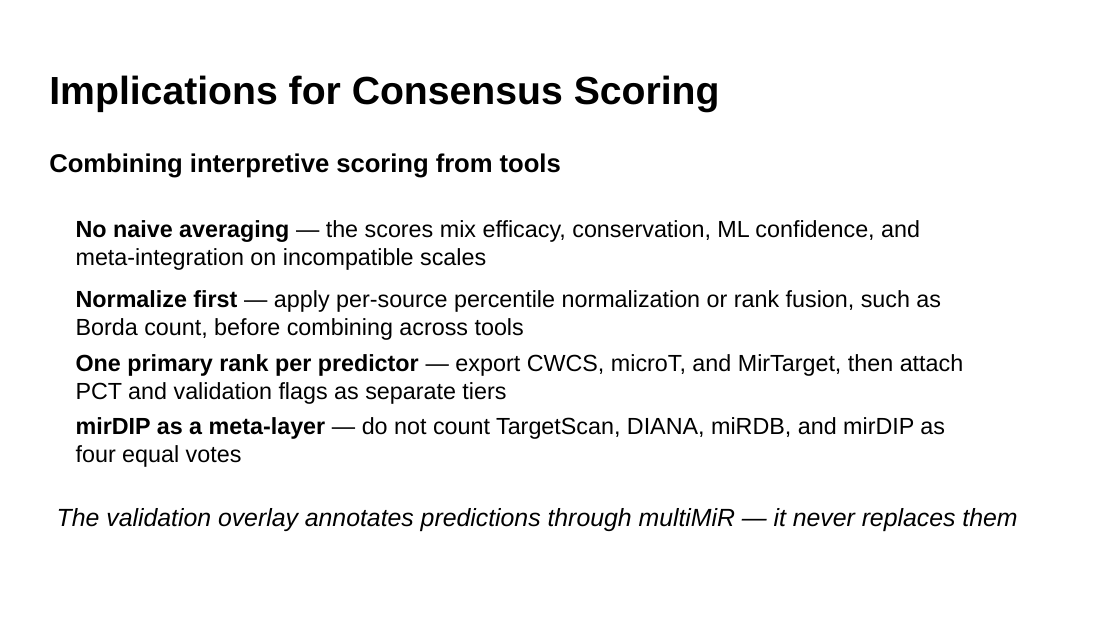
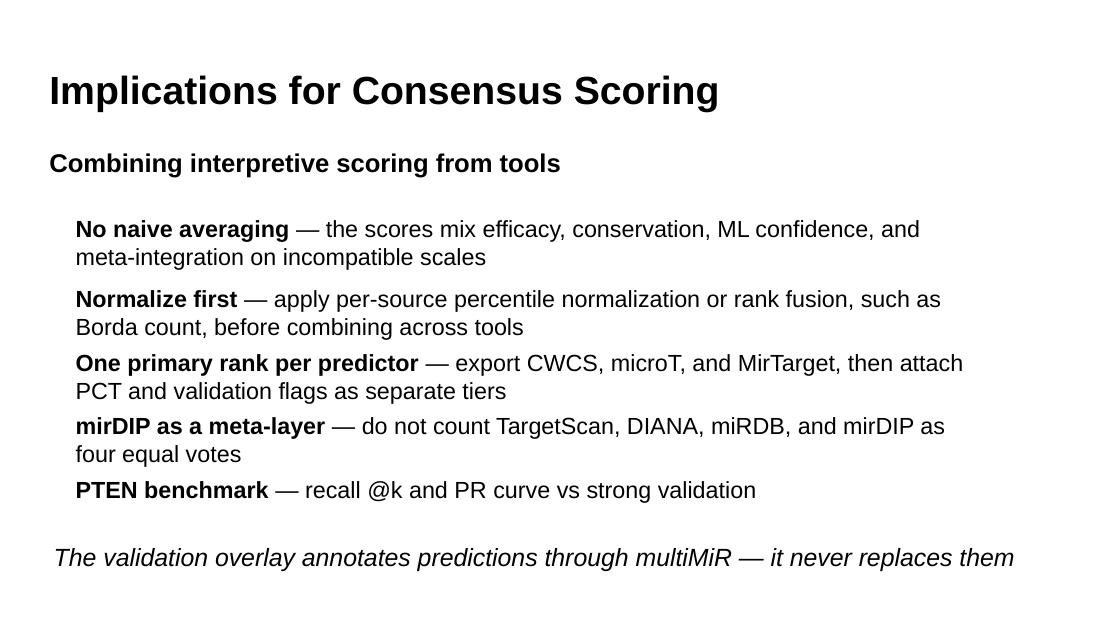
Before and after one commit to ishanvenkat/mirna-consensus-finder, a slide deck: slide 20 of docs/presentation/miRNA Target Prediction.pptx. Drawn at 1120x630 pixels with LibreOffice and Linux fonts; fonts in the diff are those of the drawing; background and template pictures are left out. Boxes give left, top, right and bottom in pixels: in the first picture for what was removed or moved away, otherwise in the second. Text is boxed around its words. In the diff, an @@ line names an element or a change of style, - is before the commit and + after.

Commit message:
Adding consensus evaluation script

```diff
--- a/docs/presentation/miRNA Target Prediction.pptx
+++ b/docs/presentation/miRNA Target Prediction.pptx
@@ text at bbox=[76, 481, 756, 503]: paragraph added @@
+PTEN benchmark — recall @k and PR curve vs strong validation
@@ text "The validation overlay annotates predictions ...": place and size @@
-text "The validation overlay annotates predictions ..." at bbox=[57, 508, 1017, 531]
+text "The validation overlay annotates predictions ..." at bbox=[54, 548, 1014, 571]
```
Also in this commit, not shown: 8 other files.
